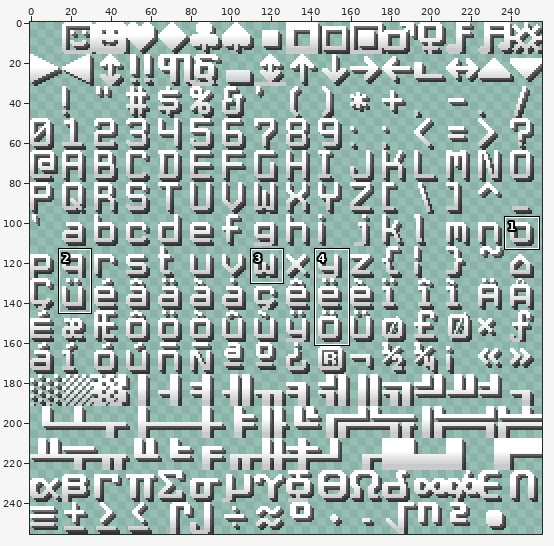
Edited in one commit: sprite sheet (out/Badlion Text Shadow/assets/minecraft/font/ascii.png). Above: a wide view before the commit, with the close-up outlined.
Close-up. Before:
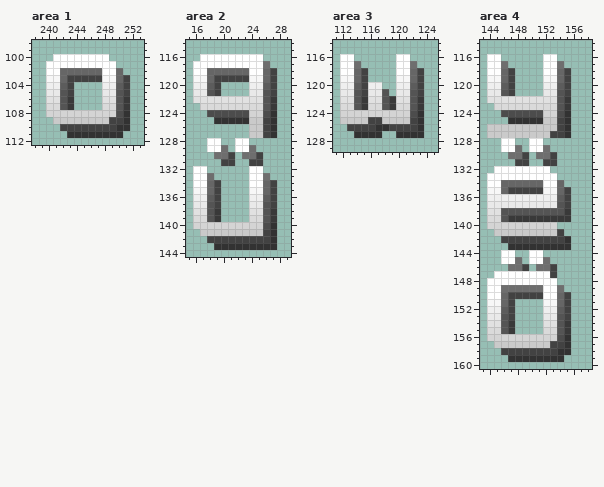
The file is 256x256 pixels. Pixels under 10% opacity are left out. Colours within 5 levels of each other are drawn and written as one. Shown: area 1: x 238..253, y 98..112; area 2: x 15..29, y 114..144; area 3: x 111..125, y 114..129; area 4: x 143..158, y 114..160. The commit also changed other parts of the picture, which this record leaves out.
New version:
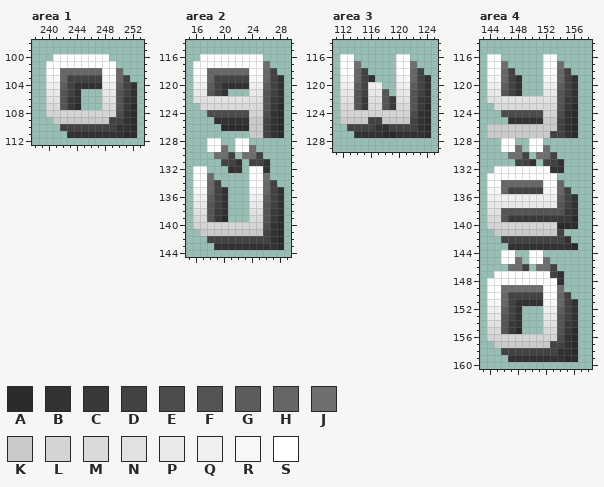
Palette (. is transparent): A #2b2b2b  B #323232  C #393939  D #424242  E #4c4c4c  F #545454  G #5c5c5c  H #666666  J #6e6e6e  K #cacaca  L #d4d4d4  M #dadada  N #e1e1e1  P #e9e9e9  Q #efefef  R #f7f7f7  S #ffffff
Difference:
--- area 1
@@ x 238..253 @@
 103 ..RRHDDDDDRRHD..
-104 ..QQGD....QQGD..
-105 ..PPFD....PPFD..
-106 ..NNFC....NNFC..
-107 ..MMFC....MMFC..
-108 ..LLLLLLLLLLEB..
-109 ...KKKKKKKKDDB..
-110 ....DDDDDDDDBB..
-111 .....BBBBBBBB...
+104 ..QQGDBBBBQQGDB.
+105 ..PPFDB...PPFDB.
+106 ..NNFCB...NNFCB.
+107 ..MMFCA...MMFCA.
+108 ..LLLLLLLLLLEBA.
+109 ...KKKKKKKKDDBA.
+110 ....DDDDDDDDBBA.
+111 .....BBBBBBBBAA.
 112 ................
--- area 2
@@ x 15..29 @@
 118 .SSHHHHHHSSHD..
-119 .RRHDDDDDRRHD..
-120 .QQGD....QQGD..
-121 .PPFD....PPFD..
-122 .NNNNNNNNNNFC..
-123 ..MMMMMMMMMFC..
-124 ...EEEEEELLEB..
-125 ....BBBBBKKDB..
-126 .........KKDB..
-127 .........KKDB..
+119 .RRHDDDDDRRHDB.
+120 .QQGDBBBBQQGDB.
+121 .PPFDB...PPFDB.
+122 .NNNNNNNNNNFCB.
+123 ..MMMMMMMMMFCA.
+124 ...EEEEEELLEBA.
+125 ....BBBBBKKDBA.
+126 .....AAAAKKDBA.
+127 .........KKDBA.
 128 ...SS..SS......
@@ x 15..29 @@
 130 ....JJD.JJD....
-131 .....DD..DD....
-132 .SS......SS....
+131 .....DDB.DDB...
+132 .SS...BB.SSB...
 133 .SSJ.....SSJ...
 134 .SSHD....SSHD..
-135 .RRHD....RRHD..
-136 .QQGD....QQGD..
-137 .PPFD....PPFD..
-138 .NNFC....NNFC..
-139 .MMFC....MMFC..
-140 .LLLLLLLLLLEB..
-141 ..KKKKKKKKKDB..
-142 ...DDDDDDDDDB..
-143 ....BBBBBBBBB..
+135 .RRHDB...RRHDB.
+136 .QQGDB...QQGDB.
+137 .PPFDB...PPFDB.
+138 .NNFCB...NNFCB.
+139 .MMFCA...MMFCA.
+140 .LLLLLLLLLLEBA.
+141 ..KKKKKKKKKDBA.
+142 ...DDDDDDDDDBA.
+143 ....BBBBBBBBBA.
 144 ...............
--- area 3
@@ x 111..125 @@
 118 .SSHD....SSHD..
-119 .RRHD....RRHD..
-120 .QQGDQQ..QQGD..
-121 .PPFDPPF.PPFD..
-122 .NNFCNNFCNNFC..
-123 .MMFCMMFCMMFC..
-124 .LLLLLLLLLLEB..
-125 .KKKKDDKKKKDB..
-126 ..DDDDBBDDDDB..
-127 ...BBBB..BBBB..
+119 .RRHDB...RRHDB.
+120 .QQGDQQ..QQGDB.
+121 .PPFDPPF.PPFDB.
+122 .NNFCNNFCNNFCB.
+123 .MMFCMMFCMMFCA.
+124 .LLLLLLLLLLEBA.
+125 .KKKKDDKKKKDBA.
+126 ..DDDDBBDDDDBA.
+127 ...BBBBAABBBBA.
 128 ...............
--- area 4
@@ x 143..158 @@
 118 .SSHD....SSHD...
-119 .RRHD....RRHD...
-120 .QQGD....QQGD...
-121 .PPFD....PPFD...
-122 .NNNNNNNNNNFC...
-123 ..MMMMMMMMMFC...
-124 ...EEEEEELLEB...
-125 ....BBBBBKKDB...
-126 .KKKKKKKKKKDB...
-127 .KKKKKKKKKDDB...
+119 .RRHDB...RRHDB..
+120 .QQGDB...QQGDB..
+121 .PPFDB...PPFDB..
+122 .NNNNNNNNNNFCB..
+123 ..MMMMMMMMMFCA..
+124 ...EEEEEELLEBA..
+125 ....BBBBBKKDBA..
+126 .KKKKKKKKKKDBA..
+127 .KKKKKKKKKDDBA..
 128 ...SS..SS.......
@@ x 148..156 @@
 130 JD.JJD...
-131 DD..DD...
-132 SSSSS....
+131 DDB.DDB..
+132 SSSSSBB..
 133 SSSSSS...
@@ x 152..158 @@
 135 RRHD...
-136 QQGD...
-137 PPFD...
-138 FFFC...
-139 CCCC...
-140 LL.....
+136 QQGDB..
+137 PPFDB..
+138 FFFCB..
+139 CCCCA..
+140 LLAAA..
 141 KKD....
 142 DDDB...
-143 BBBB...
+143 BBBBA..
 144 .......
@@ x 143..158 @@
 146 ....JJD.JJD.....
-147 ..SSSSSSSSD.....
-148 .SSSSSSSSSS.....
+147 ..SSSSSSSSDB....
+148 .SSSSSSSSSSB....
 149 .SSJJJJJJSSJ....
 150 .SSHDDDDDSSHD...
-151 .RRHD....RRHD...
-152 .QQGD....QQGD...
-153 .PPFD....PPFD...
-154 .NNFC....NNFC...
-155 .MMFC....MMFC...
-156 .LLLLLLLLLLEB...
-157 ..KKKKKKKKDDB...
-158 ...DDDDDDDDBB...
-159 ....BBBBBBBB....
+151 .RRHDBBBBRRHDB..
+152 .QQGDB...QQGDB..
+153 .PPFDB...PPFDB..
+154 .NNFCB...NNFCB..
+155 .MMFCA...MMFCA..
+156 .LLLLLLLLLLEBA..
+157 ..KKKKKKKKDDBA..
+158 ...DDDDDDDDBBA..
+159 ....BBBBBBBBAA..
 160 ................
